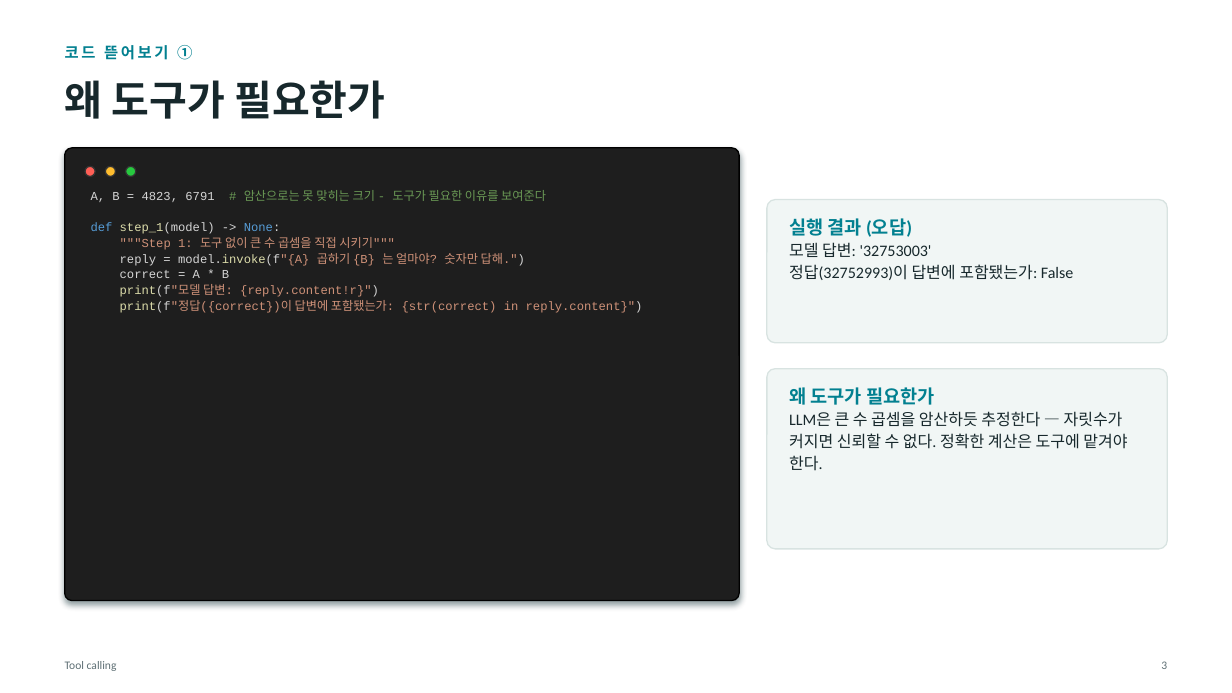
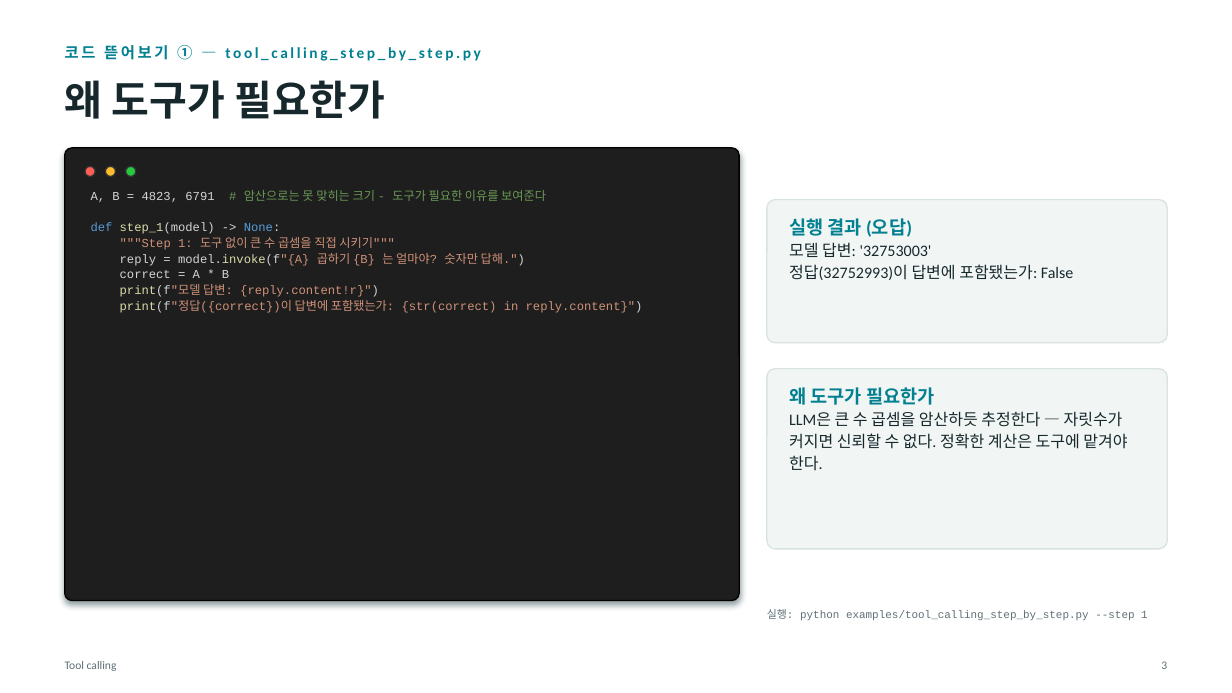
Before and after one commit to Sihoon92/TestChatbot, a slide deck: slide 4 of docs/교육자료/03_ToolCalling.pptx. Drawn at 1232x693 pixels with LibreOffice and Linux fonts; fonts in the diff are those of the drawing. Boxes give left, top, right and bottom in pixels: in the first picture for what was removed or moved away, otherwise in the second. Text is boxed around its words. In the diff, an @@ line names an element or a change of style, - is before the commit and + after.

```diff
--- a/docs/교육자료/03_ToolCalling.pptx
+++ b/docs/교육자료/03_ToolCalling.pptx
@@ text at [65,45,480,61]: text changed @@
-코드 뜯어보기 ①
+코드 뜯어보기 ① — tool_calling_step_by_step.py
@@ text added at [767,609,1148,621], 8.5 pt, text #5F7075 @@
+실행: python examples/tool_calling_step_by_step.py --step 1
```
Also in this commit, not shown: 6 other slides changed, 2 other files.
